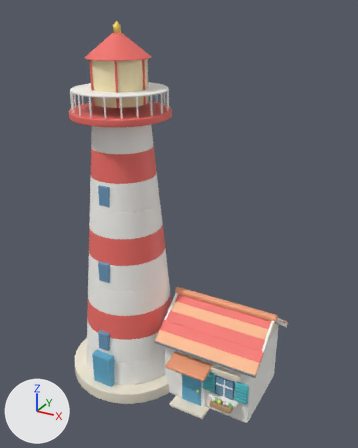
Before and after pictures for a commit that changed the FBX model unity/Assets/Resources/Bayview/lighthouse.fbx.
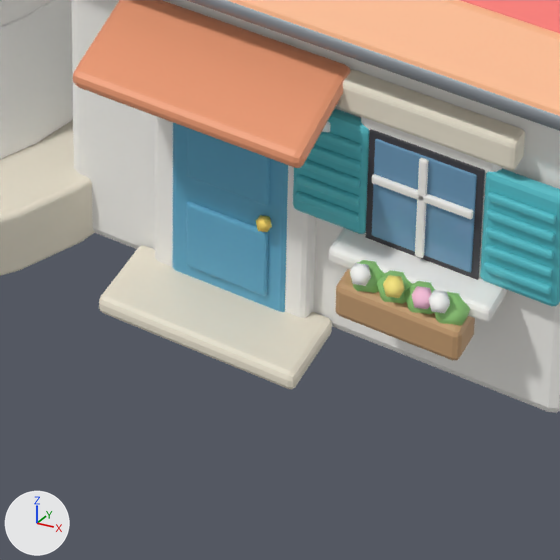
Each version is shown whole from a camera (50 mm lens) standing at (11.99, -16.85, 16.81) and looking at (2.49, 0.41, 8.17), then close up on the part from 43% to 69% of the width and 79% to 100% of the height. Every picture has the same lights, and +X, +Y and +Z are marked at lower left. The first two pictures are the older version. Objects named as collision shapes, trigger or cutter boxes, shadow casters or lower levels of detail are left out. Where no turn or scale is listed for an object, it has been applied to the vertices. Vertices at exactly the same position are counted once.

In view in the first close-up: 'Visual'.
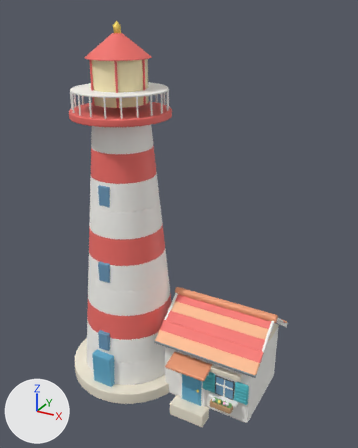
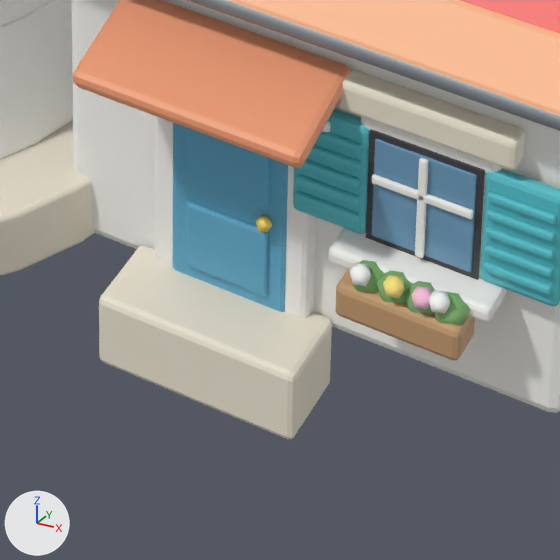
Pixel boxes (x1, y1, x2, y2) of what changed, in the close-ups (560 x 560 px; the box of a moved part takes in the faces that stretch with it):
'Visual', reshaped: before (0, 0, 560, 413); after (0, 0, 560, 439)
part 1 of me_cone, moved or reshaped: before (99, 303, 332, 389); after (99, 303, 332, 439)

Patch to the scene script:
```diff
--- a/unity/Assets/Resources/Bayview/lighthouse.fbx.py
+++ b/unity/Assets/Resources/Bayview/lighthouse.fbx.py
@@ me_cone @@
 # used by ob_visual; location = (0.0, 0.0, 1.2)
-me_cone.from_pydata(...)  # 8172 vertices, 7733 faces; spans x -2.9..7.0, y -2.9..3.0, z -1.2..15.1
+me_cone.from_pydata(...)  # 8172 vertices, 7733 faces; spans x -2.9..7.0, y -2.9..3.0, z -1.7..15.1
+# me_cone part 1: 28 of the vertices in x 3.1..4.8, y -1.7..-1.0, z -1.2..-1.1 are moved by (0.0, 0.0, -0.5)
 me_cone.materials.append(mat_whitetrim)
```
